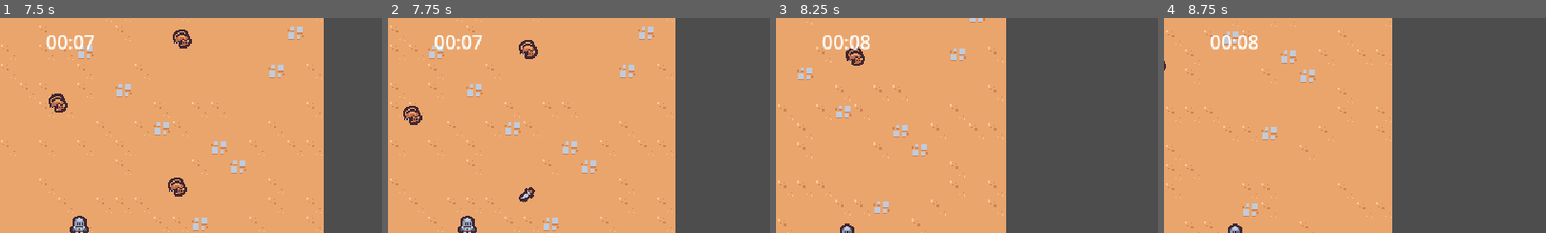
Above: before the commit, frames 1-4 (left to right).
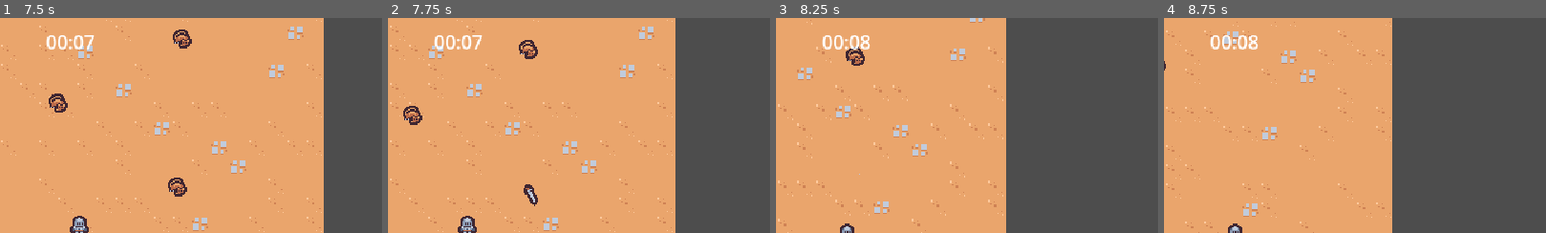
Above: after the commit, the same moments.

Repository: jrenato/dungeon_survival
Game: Godot game, scene res://src/world/levels/level.tscn
Two runs of this game, one before a commit and one after it. Both use one fixed random seed, a clock stepped at 60 frames per second and the inputs below.
Inputs:
- Up to frame 1 (7.5 s): hold D (move_right) 0.53-1.28 s; hold S (move_down) 1.28-2.03 s; hold D (move_right) 2.03-2.78 s; hold W (move_up) 2.78-3.53 s; hold A (move_left) 3.53-5.03 s; hold S (move_down) 5.03-5.78 s; hold D (move_right) 5.78-6.53 s; hold W (move_up) 6.53-7.28 s; hold D (move_right) from 7.28 s (still down)
- Up to frame 2 (7.75 s): keep holding D (move_right)
- Up to frame 3 (8.25 s): release D (move_right) at 8.03 s; hold S (move_down) from 8.03 s (still down)
- Up to frame 4 (8.75 s): keep holding S (move_down)
The pictures show only the part of the screen within x 41-91%, y 0-50%; the shares and areas given below are measured in that part.

Frame 1 is identical in both runs. In frame 2, 0.2% of the frame differs, in the area x 34-40%, y 77-88%; in frame 3, less than 0.1%; in frame 4, nothing differs.

Commit message:
Renamed dagger to sword ability

Diff:
--- a/src/abilities/controllers/dagger_ability_controller.tscn
+++ /dev/null
@@ -1,13 +0,0 @@
-[gd_scene load_steps=3 format=3 uid="uid://culkjmk8a3grb"]
-
-[ext_resource type="Script" path="res://src/abilities/controllers/dagger_ability_controller.gd" id="1_xikgq"]
-[ext_resource type="PackedScene" uid="uid://kcdtl1cptnv1" path="res://src/abilities/dagger_ability.tscn" id="2_3yfj3"]
-
-[node name="DaggerAbilityController" type="Node"]
-script = ExtResource("1_xikgq")
-dagger_ability = ExtResource("2_3yfj3")
-
-[node name="Timer" type="Timer" parent="."]
-unique_name_in_owner = true
-wait_time = 1.5
-autostart = true
--- /dev/null
+++ b/src/abilities/controllers/sword_ability_controller.tscn
@@ -0,0 +1,13 @@
+[gd_scene load_steps=3 format=3 uid="uid://dw36hbeyy8b3"]
+
+[ext_resource type="Script" path="res://src/abilities/controllers/sword_ability_controller.gd" id="1_ukm22"]
+[ext_resource type="PackedScene" uid="uid://kcdtl1cptnv1" path="res://src/abilities/sword_ability.tscn" id="2_nqrf8"]
+
+[node name="SwordAbilityController" type="Node"]
+script = ExtResource("1_ukm22")
+dagger_ability = ExtResource("2_nqrf8")
+
+[node name="Timer" type="Timer" parent="."]
+unique_name_in_owner = true
+wait_time = 1.5
+autostart = true
--- a/src/abilities/dagger_ability.tscn
+++ b/src/abilities/sword_ability.tscn
@@ -53,10 +53,10 @@
 tracks/0/interp = 2
 tracks/0/loop_wrap = true
 tracks/0/keys = {
-"times": PackedFloat32Array(-0.00408552, 0, 0.2, 0.4, 0.75),
-"transitions": PackedFloat32Array(1, 1, 1, 2, 1),
+"times": PackedFloat32Array(0, 0.2, 0.4, 0.75),
+"transitions": PackedFloat32Array(1, 1, 2, 1),
 "update": 0,
-"values": [0.0, -0.000639185, -0.174533, 3.14159, 0.0]
+"values": [-0.000639185, -0.174533, 3.14159, 0.0]
 }
 tracks/1/type = "value"
 tracks/1/imported = false
@@ -106,13 +106,13 @@
 [sub_resource type="RectangleShape2D" id="RectangleShape2D_hmufo"]
 size = Vector2(30, 30)
 
-[node name="DaggerAbility" type="Node2D"]
+[node name="SwordAbility" type="Node2D"]
 
 [node name="Sprite2D" type="Sprite2D" parent="."]
-texture = ExtResource("1_gxis5")
+texture = ExtResource("1_bxogy")
 offset = Vector2(0, -3)
 region_enabled = true
-region_rect = Rect2(112, 128, 16, 16)
+region_rect = Rect2(128, 128, 16, 16)
 
 [node name="AnimationPlayer" type="AnimationPlayer" parent="."]
 autoplay = "swing"
--- a/src/player/player.tscn
+++ b/src/player/player.tscn
@@ -1,7 +1,7 @@
-[gd_scene load_steps=5 format=3 uid="uid://cefhlogl5vpdx"]
+[gd_scene load_steps=5 format=3 uid="uid://cwegybaokoxii"]
 
 [ext_resource type="Script" path="res://src/player/player.gd" id="1_en7q2"]
-[ext_resource type="PackedScene" uid="uid://culkjmk8a3grb" path="res://src/abilities/controllers/dagger_ability_controller.tscn" id="2_m4gf6"]
+[ext_resource type="PackedScene" uid="uid://dw36hbeyy8b3" path="res://src/abilities/controllers/sword_ability_controller.tscn" id="2_m4gf6"]
 [ext_resource type="Texture2D" uid="uid://uia4n6n1pr6s" path="res://assets/tilemaps/tilemap_packed.png" id="2_mi5uo"]
 
 [sub_resource type="CircleShape2D" id="CircleShape2D_m1tpd"]
@@ -14,7 +14,7 @@
 
 [node name="AbilityManager" type="Node" parent="."]
 
-[node name="DaggerAbilityController" parent="AbilityManager" instance=ExtResource("2_m4gf6")]
+[node name="SwordAbilityController" parent="AbilityManager" instance=ExtResource("2_m4gf6")]
 
 [node name="Sprite2D" type="Sprite2D" parent="."]
 position = Vector2(0, -8)
Renamed: src/abilities/controllers/dagger_ability_controller.gd -> src/abilities/controllers/sword_ability_controller.gd
Not shown: 1 places in src/abilities/sword_ability.tscn that only renumber resources
